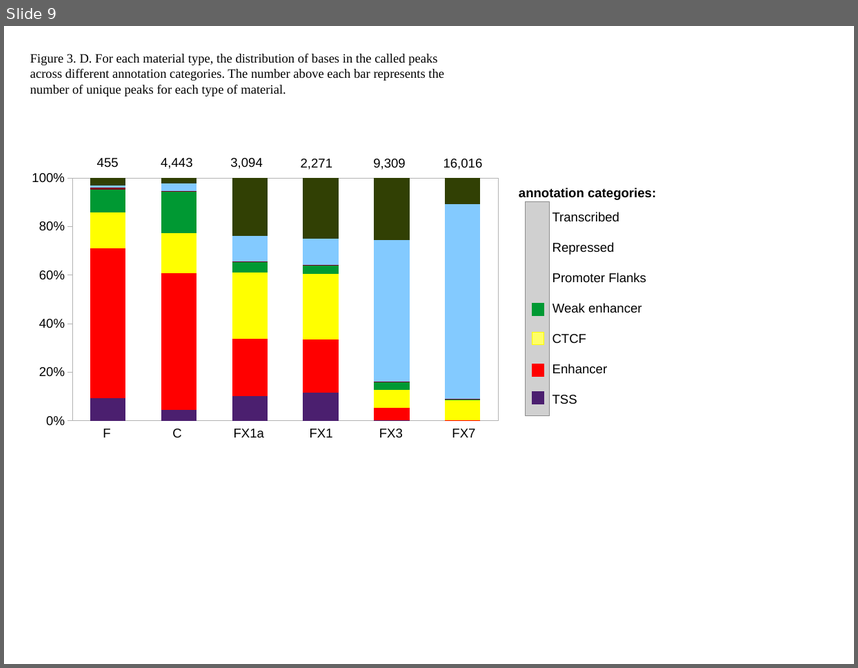
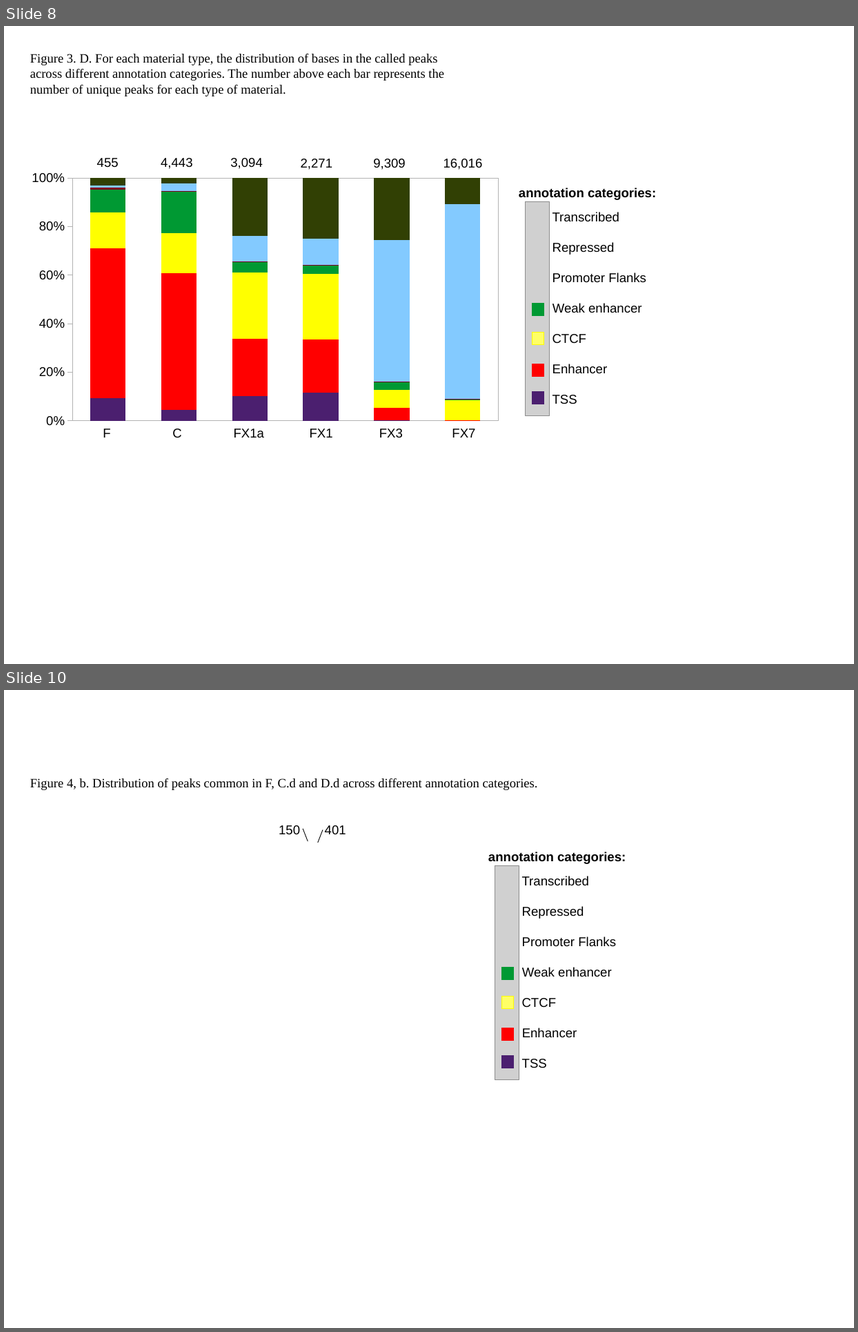
Before and after one commit to jknightlab/ATACseq_pipeline, a slide deck: Core_manuscript/Paper/Figures/ATAC_figures.odp. Shown one above the other, each under a label of ours: slide 9 before the commit, slides 8 and 10 after it; the slides between them are not shown. The pictures are 858x668 and 858x1332 pixels, drawn with LibreOffice and Linux fonts; fonts in the diff are those of the drawing; grey boxes stand for pictures. Boxes give left, top, right and bottom in pixels: in the first picture for what was removed or moved away, otherwise in the second. Text is boxed around its words. In the diff, an @@ line names an element or a change of style, - is before the commit and + after.

Commit message:
added figures about DNase

```diff
--- a/Core_manuscript/Paper/Figures/ATAC_figures.odp
+++ b/Core_manuscript/Paper/Figures/ATAC_figures.odp
@@ slide 10 added at <box>4,690,854,1328</box>, background #FFFFFF @@
@@ text added at <box>30,778,538,790</box>, 12 pt, text #000000 @@
+Figure 4, b. Distribution of peaks common in F, C.d and D.d across different annotation categories.
@@ text added at <box>279,825,300,835</box>, 12 pt, text #000000 @@
+150
@@ line added from (303, 829) to (308, 841), #000000 0.57 pt @@
@@ line added from (323, 829) to (318, 842), #000000 0.57 pt @@
@@ text added at <box>325,825,346,834</box>, 12 pt, text #000000 @@
+401
@@ text added at <box>488,851,626,864</box>, 12 pt, text #000000, bold @@
+annotation categories:
@@ picture added at <box>495,866,519,1080</box> @@
@@ text added at <box>522,876,589,886</box>, 12 pt, text #000000 @@
+Transcribed
@@ text added at <box>522,906,584,918</box>, 12 pt, text #000000 @@
+Repressed
@@ text added at <box>522,936,616,947</box>, 12 pt, text #000000 @@
+Promoter Flanks
@@ rectangle added at <box>502,967,515,980</box>, fill #009933, outline #009933 0 pt @@
@@ text added at <box>522,967,611,976</box>, 12 pt, text #000000 @@
+Weak enhancer
@@ rectangle added at <box>502,996,515,1009</box>, fill #FFFF66, outline #FFFF00 0 pt @@
@@ text added at <box>522,998,557,1007</box>, 12 pt, text #000000 @@
+CTCF
@@ rectangle added at <box>502,1028,515,1041</box>, fill #FF0000, outline #FF0000 0 pt @@
@@ text added at <box>522,1027,577,1037</box>, 12 pt, text #000000 @@
+Enhancer
@@ rectangle added at <box>502,1056,515,1068</box>, fill #4B1F6F, outline #4B1F6F 0 pt @@
@@ text added at <box>522,1058,547,1068</box>, 12 pt, text #000000 @@
+TSS
@@ what was slide 9 is now slide 8 @@
```
Also in this commit, not shown: 7 slides changed, 3 other slides added, 3 slides removed.
